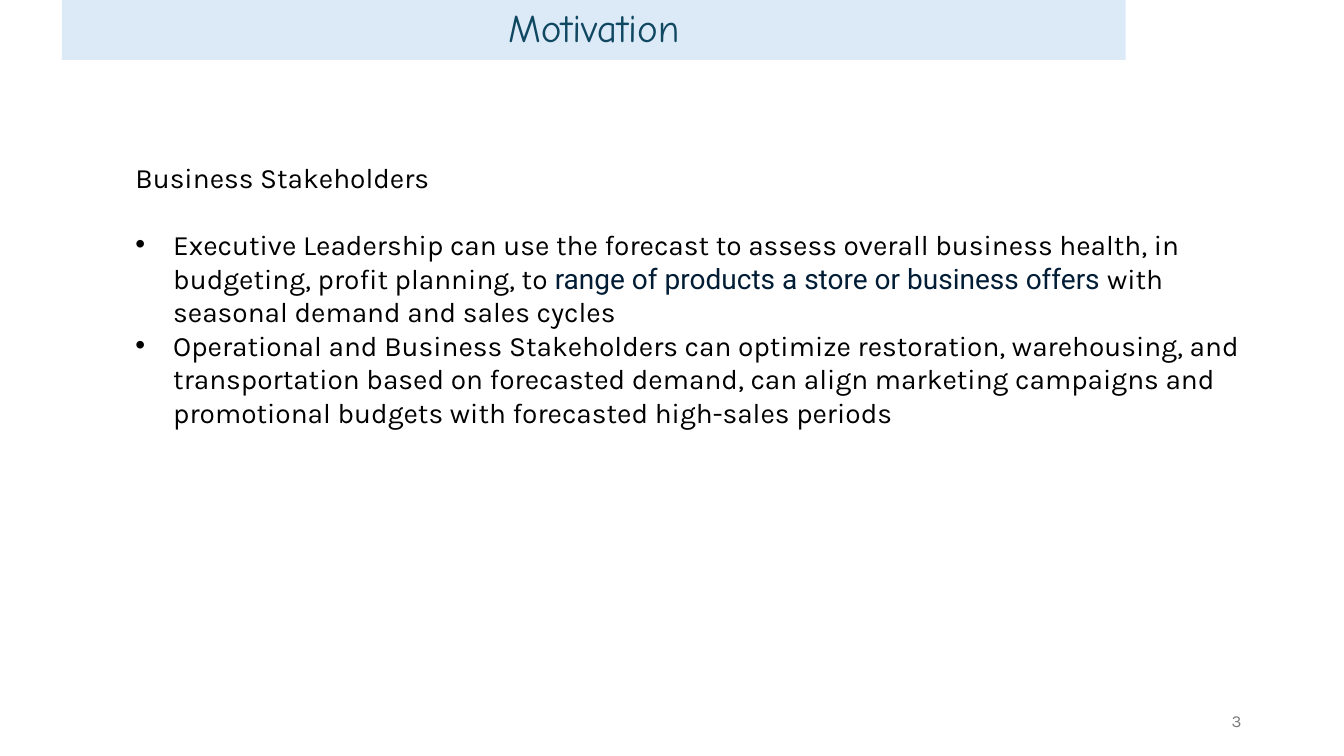
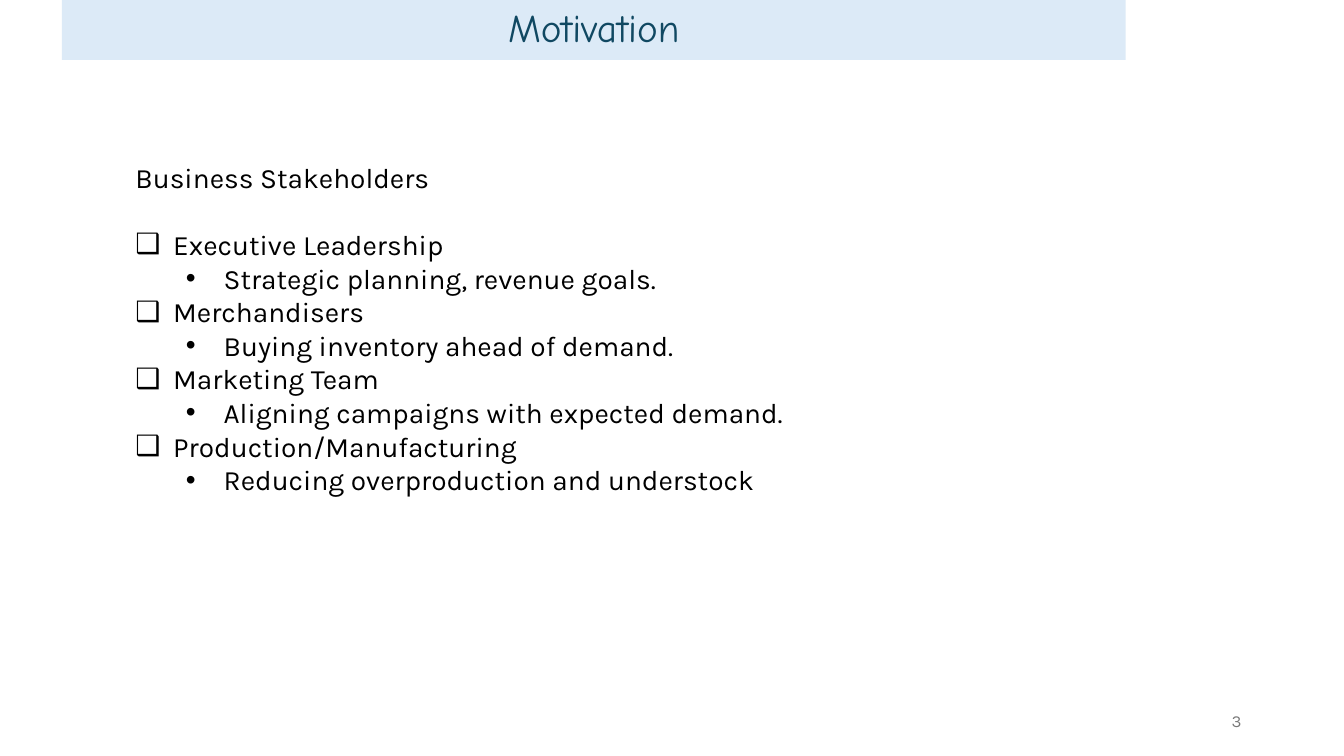
Before and after one commit to mariana-khach/Data_Science_projects, a slide deck: slide 3 of Clothing_sales_timeseries/Clothing_sales_timeseries_forecasting.pptx. Drawn at 1344x756 pixels with LibreOffice and Linux fonts; fonts in the diff are those of the drawing. Boxes give left, top, right and bottom in pixels: in the first picture for what was removed or moved away, otherwise in the second. Text is boxed around its words. In the diff, an @@ line names an element or a change of style, - is before the commit and + after.

Commit message:
updating presentation

```diff
--- a/Clothing_sales_timeseries/Clothing_sales_timeseries_forecasting.pptx
+++ b/Clothing_sales_timeseries/Clothing_sales_timeseries_forecasting.pptx
@@ text at [173, 235, 783, 497]: text changed @@
-  • Executive Leadership can use the forecast to assess overall business health, in budgeting, profit planning, to range of products a store or business offers with seasonal demand and sales cycles
-  • Operational and Business Stakeholders can optimize restoration, warehousing, and transportation based on forecasted demand, can align marketing campaigns and promotional budgets with forecasted high-sales periods
+  ❑ Executive Leadership
+    • Strategic planning, revenue goals.
+  ❑ Merchandisers
+    • Buying inventory ahead of demand.
+  ❑ Marketing Team
+    • Aligning campaigns with expected demand.
+  ❑ Production/Manufacturing
+    • Reducing overproduction and understock
```
Also in this commit, not shown: 2 other slides changed, 1 other file.
